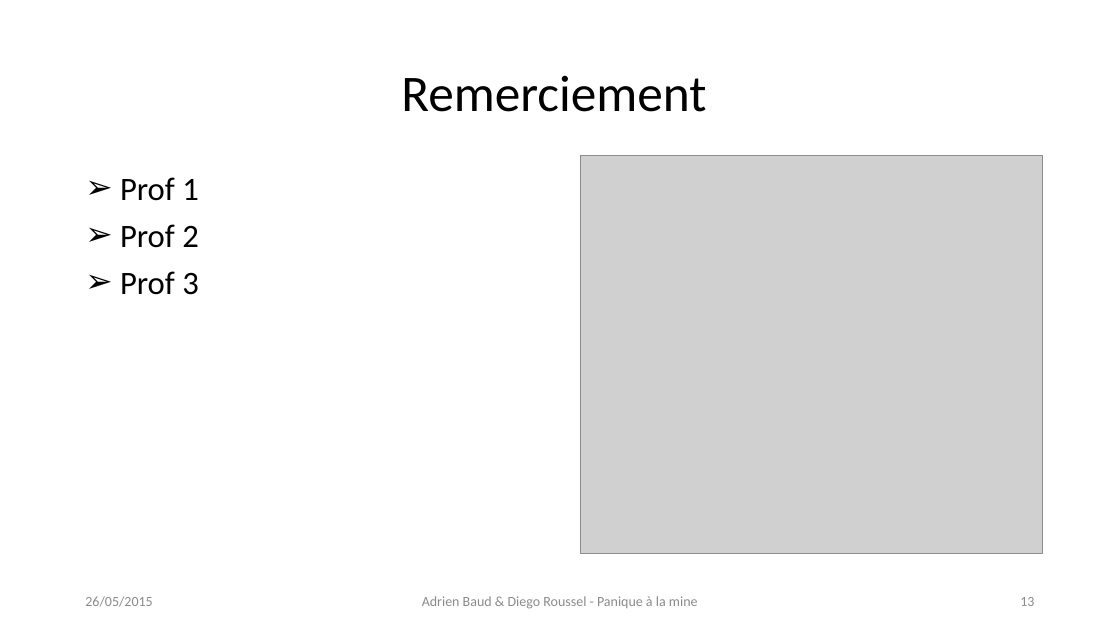
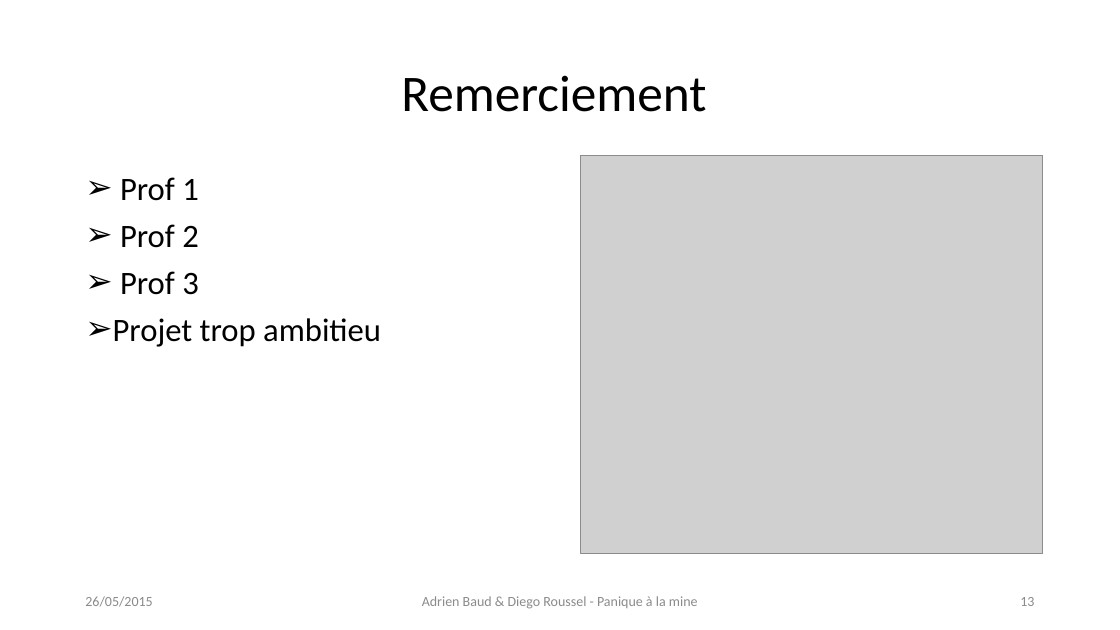
Before and after one commit to Lif7-RTS/RTS-projet, a slide deck: slide 13 of Panique à la mine.pptx. Drawn at 1120x630 pixels with LibreOffice and Linux fonts; fonts in the diff are those of the drawing; grey boxes stand for pictures. Boxes give left, top, right and bottom in pixels: in the first picture for what was removed or moved away, otherwise in the second. Text is boxed around its words. In the diff, an @@ line names an element or a change of style, - is before the commit and + after.

```diff
--- a/Panique à la mine.pptx
+++ b/Panique à la mine.pptx
@@ text at (x1=113, y1=318, x2=381, y2=347): paragraph added @@
+➢ Projet trop ambitieu
```
Also in this commit, not shown: 3 other files.
